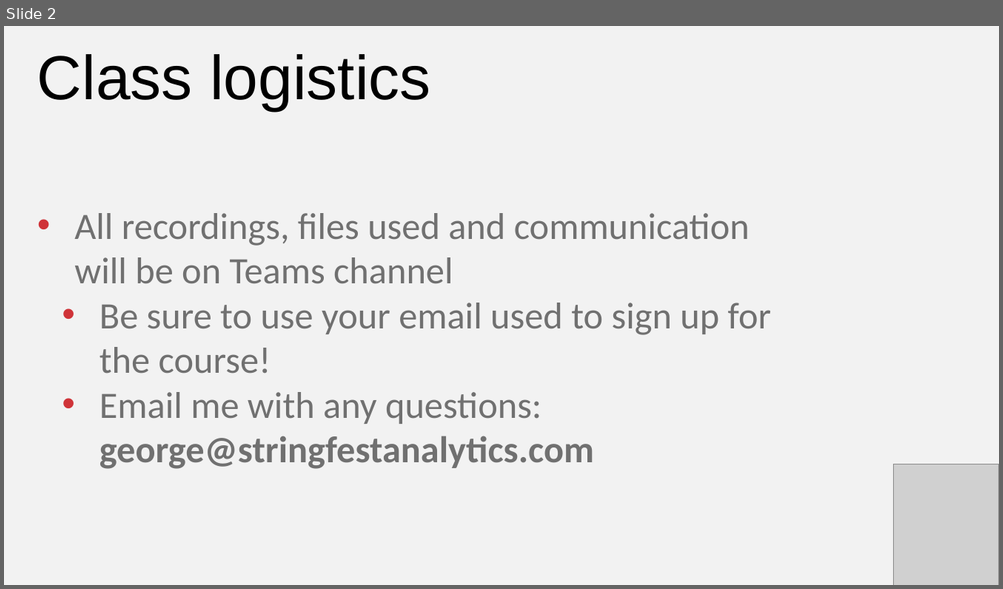
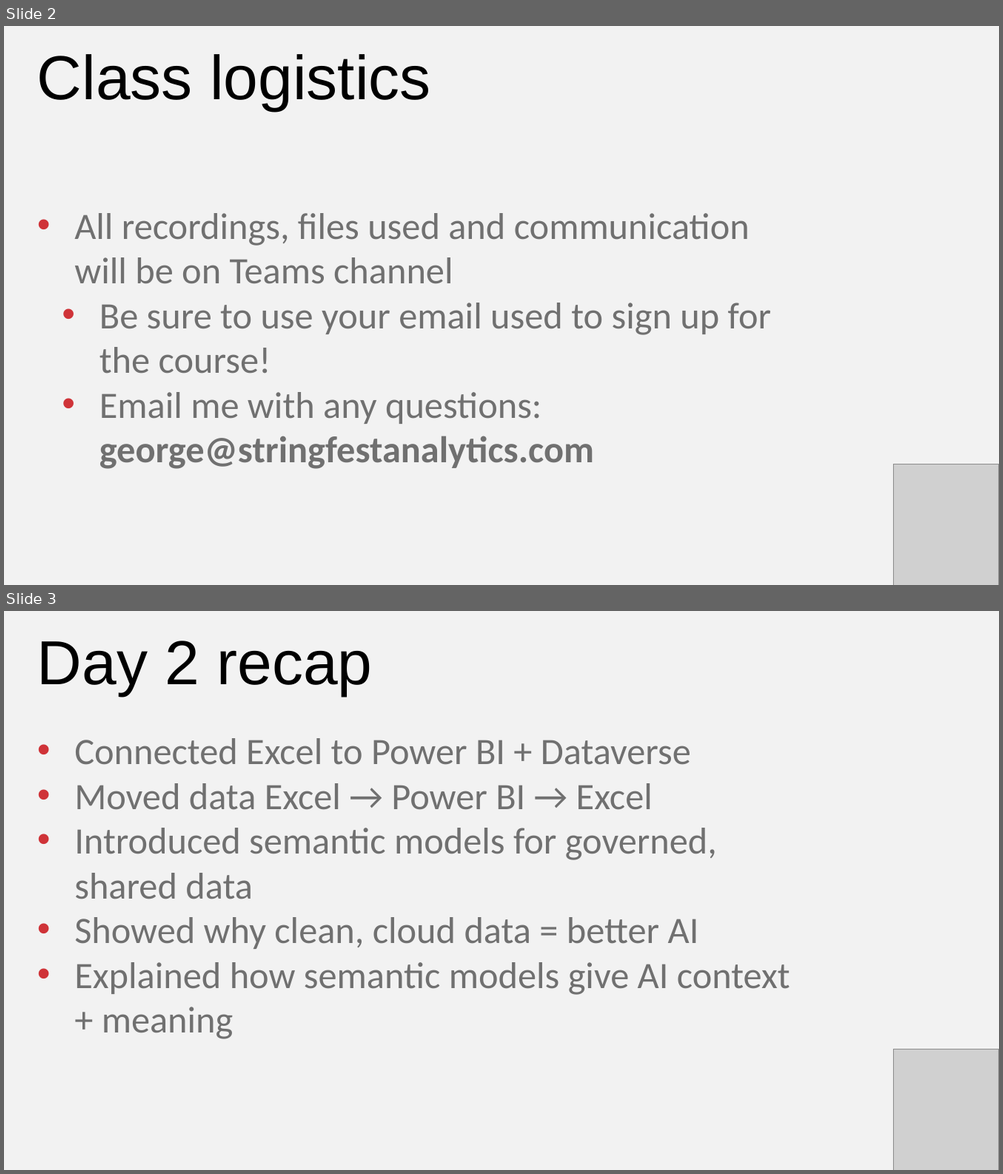
Before and after one commit to stringfestdata/ai-for-excel-in-a-week, a slide deck: day-3-copilot-python-agent-model/day-3-copilot-python-agent-mode.pptx. Shown one above the other, each under a label of ours: slide 2 before the commit, slides 2 and 3 after it. The pictures are 1003x589 and 1003x1174 pixels, drawn with LibreOffice and Linux fonts; fonts in the diff are those of the drawing; grey boxes stand for pictures. Boxes give left, top, right and bottom in pixels: in the first picture for what was removed or moved away, otherwise in the second. Text is boxed around its words. In the diff, an @@ line names an element or a change of style, - is before the commit and + after.

```diff
--- a/day-3-copilot-python-agent-model/day-3-copilot-python-agent-mode.pptx
+++ b/day-3-copilot-python-agent-model/day-3-copilot-python-agent-mode.pptx
@@ slide 3 added at [4, 611, 999, 1170], background #F2F2F2 @@
@@ text added at [37, 641, 372, 696], 90 pt, text #000000 @@
+Day 2 recap
@@ text added at [74, 738, 790, 1039], 54 pt, text #707070 @@
+• Connected Excel to Power BI + Dataverse
+• Moved data Excel → Power BI → Excel
+• Introduced semantic models for governed, shared data
+• Showed why clean, cloud data = better AI
+• Explained how semantic models give AI context + meaning
@@ picture added at [893, 1049, 998, 1170] @@
```
Also in this commit, not shown: 40 other files.
